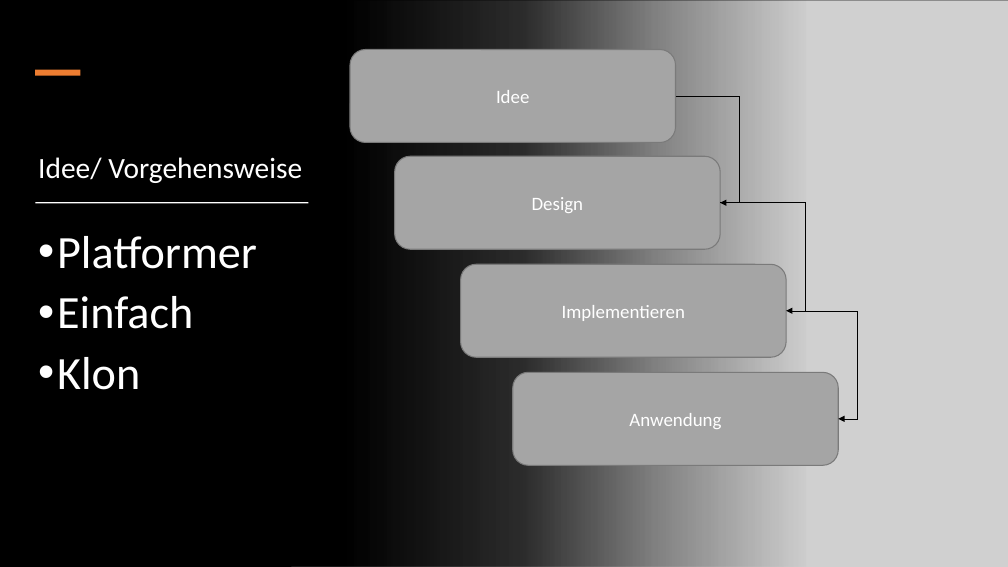
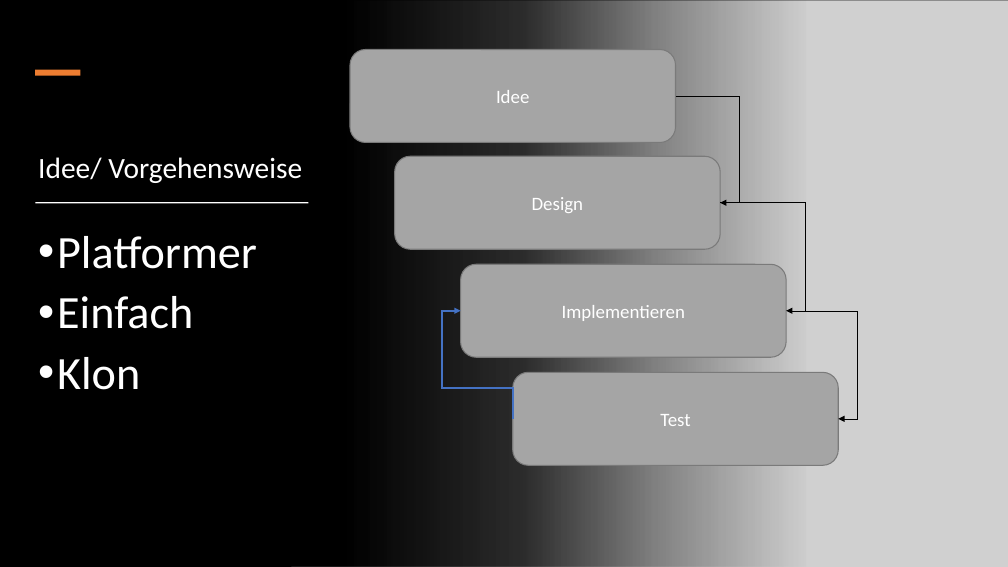
Before and after one commit to Kirivyl/JumpDead, a slide deck: slide 3 of JumpDead.pptx. Drawn at 1008x567 pixels with LibreOffice and Linux fonts; fonts in the diff are those of the drawing; grey boxes stand for pictures. Boxes give left, top, right and bottom in pixels: in the first picture for what was removed or moved away, otherwise in the second. Text is boxed around its words. In the diff, an @@ line names an element or a change of style, - is before the commit and + after.

```diff
--- a/JumpDead.pptx
+++ b/JumpDead.pptx
@@ elbow arrow added from (513, 419) to (461, 311), #4472C4 1.5 pt @@
@@ text in rounded rectangle at box(660, 414, 690, 426): text changed @@
-Anwendung
+Test
```
Also in this commit, not shown: 2 other files.
